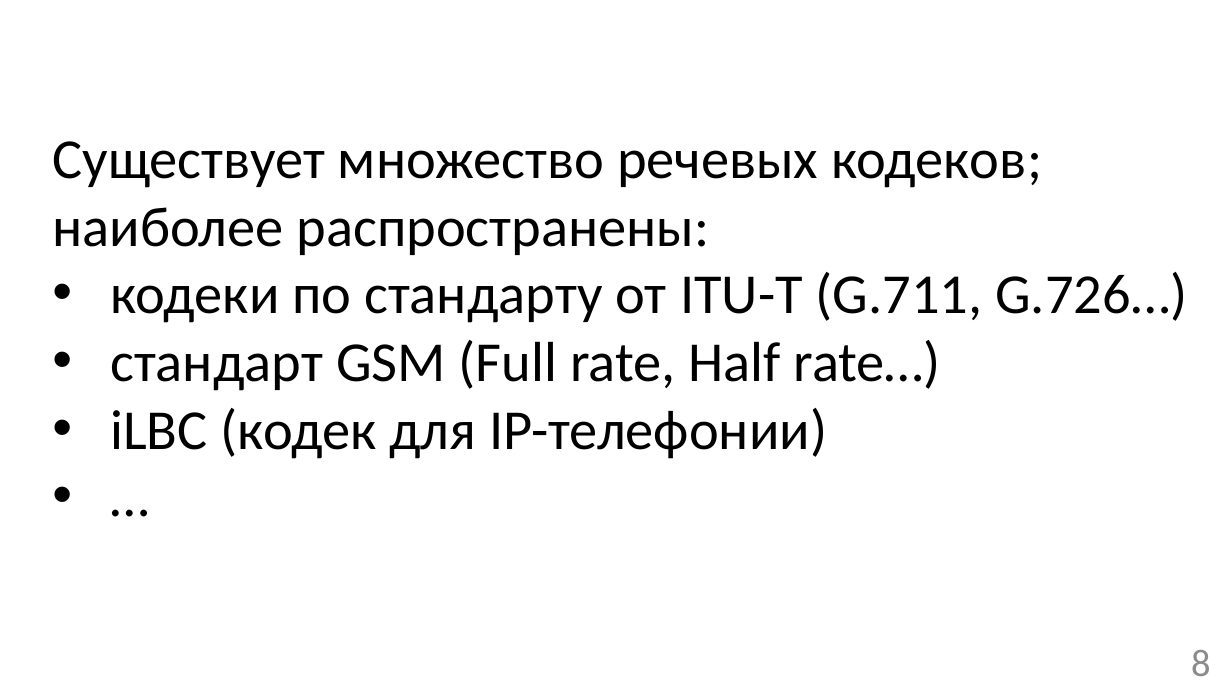
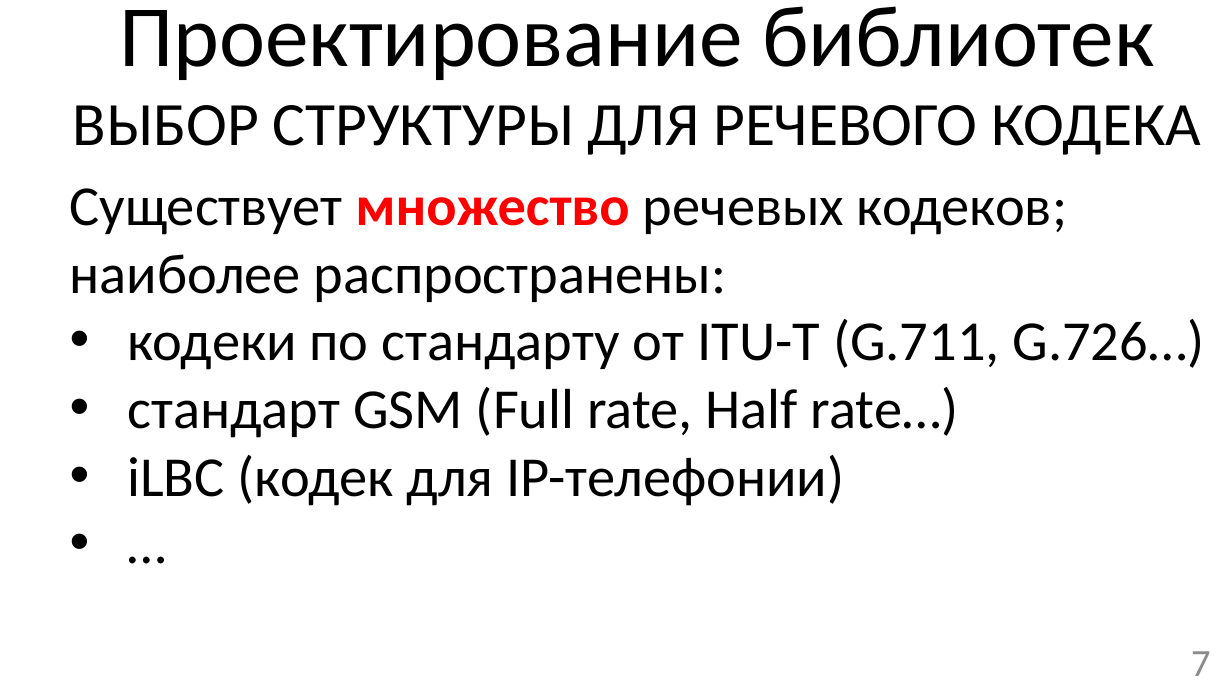
Before and after one commit to mrAdiy/rmsc_bak, a slide deck: slide 7 of Презентация бакалаврской SPEECH.pptx (slide 8 before the commit). Drawn at 1232x693 pixels with LibreOffice and Linux fonts; fonts in the diff are those of the drawing. Boxes give left, top, right and bottom in pixels: in the first picture for what was removed or moved away, otherwise in the second. Text is boxed around its words. In the diff, an @@ line names an element or a change of style, - is before the commit and + after.

```diff
--- a/Презентация бакалаврской SPEECH.pptx
+++ b/Презентация бакалаврской SPEECH.pptx
@@ text added at (73, 6, 1201, 155), 48 pt, text #000000 @@
+Проектирование библиотек
+ВЫБОР СТРУКТУРЫ ДЛЯ РЕЧЕВОГО КОДЕКА
@@ text "Существует множество речевых кодеков; наиболее ...": place and size @@
-text "Существует множество речевых кодеков; наиболее ..." at (52, 141, 1187, 459)
+text "Существует множество речевых кодеков; наиболее ..." at (70, 188, 1205, 506)
@@ text at (70, 188, 1068, 302): text colour #000000 to #FF0000, bold on in "множество" @@
@@ page number at (1191, 651, 1210, 676): text changed @@
-8
+7
```
Also in this commit, not shown: 7 other slides changed, 4 slides added, 8 slides removed, 1 other file.
